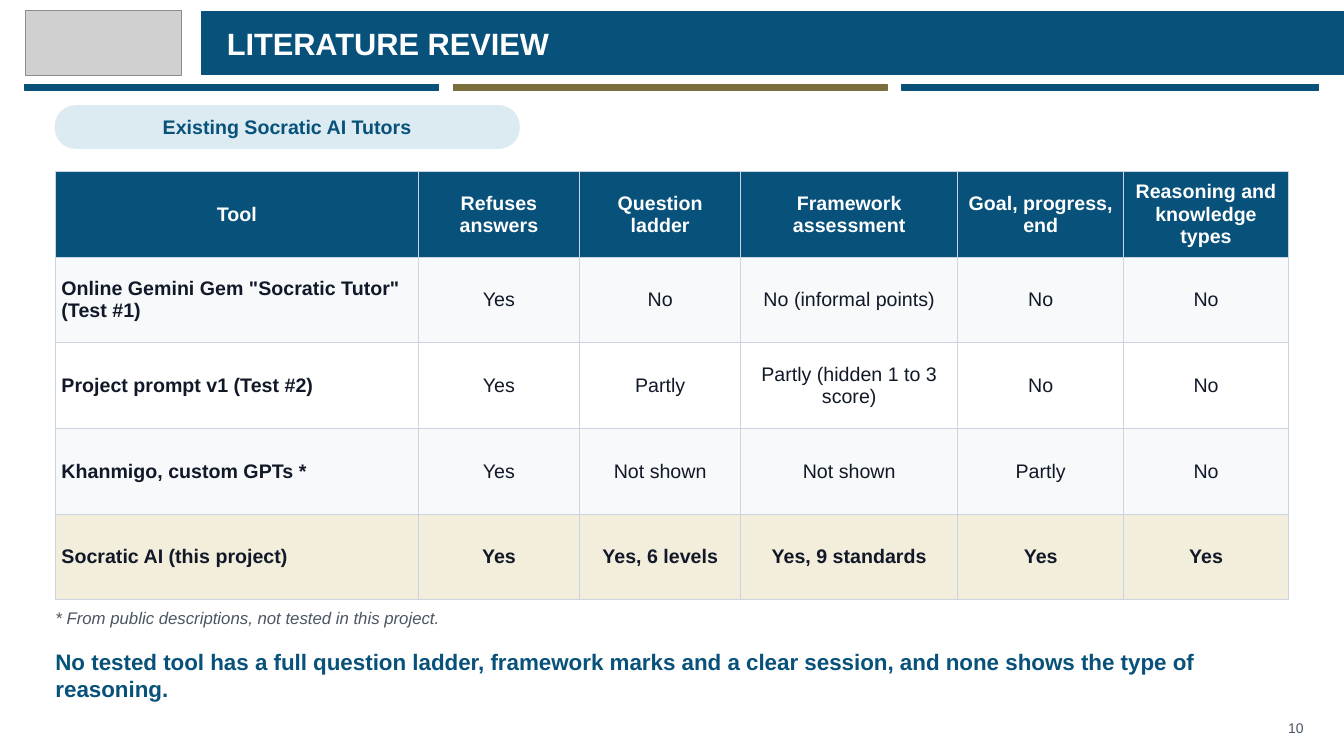
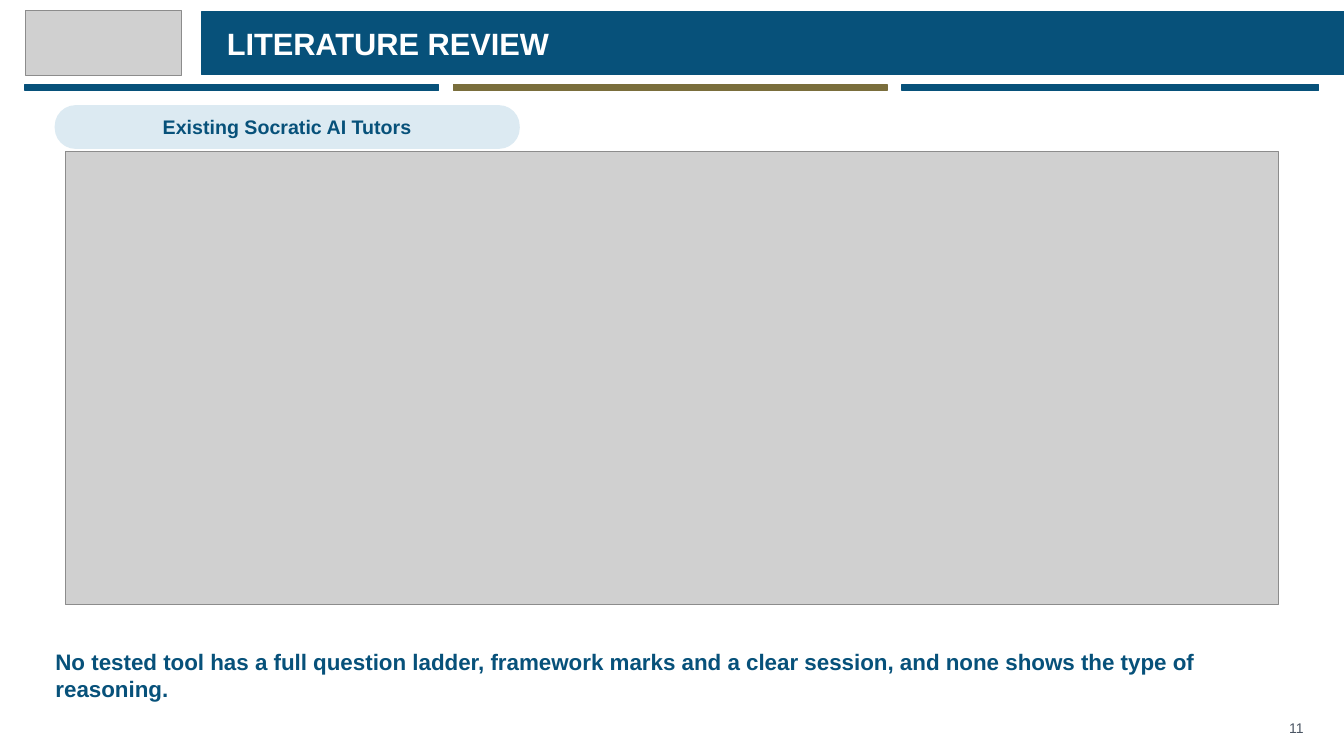
Before and after one commit to eusoffamir/Socratic-AI, a slide deck: slide 11 of docs/defence/Socratic AI Proposal Defence.pptx (slide 10 before the commit). Drawn at 1344x756 pixels with LibreOffice and Linux fonts; fonts in the diff are those of the drawing; grey boxes stand for pictures. Boxes give left, top, right and bottom in pixels: in the first picture for what was removed or moved away, otherwise in the second. Text is boxed around its words. In the diff, an @@ line names an element or a change of style, - is before the commit and + after.

```diff
--- a/docs/defence/Socratic AI Proposal Defence.pptx
+++ b/docs/defence/Socratic AI Proposal Defence.pptx
@@ table removed at <box>55,171,1289,600</box>, 5 rows, 6 columns @@
-Tool | Refuses answers | Question ladder | Framework assessment | Goal, progress, end | Reasoning and knowledge types
-Online Gemini Gem "Socratic Tutor" (Test #1) | Yes | No | No (informal points) | No | No
-Project prompt v1 (Test #2) | Yes | Partly | Partly (hidden 1 to 3 score) | No | No
-Khanmigo, custom GPTs * | Yes | Not shown | Not shown | Partly | No
-Socratic AI (this project) | Yes | Yes, 6 levels | Yes, 9 standards | Yes | Yes
@@ picture added at <box>66,151,1279,605</box> @@
@@ text removed at <box>67,612,439,628</box> @@
-* From public descriptions, not tested in this project.
@@ text at <box>1289,723,1303,733</box>: text changed @@
-10
+11
```
Also in this commit, not shown: 15 other slides changed, 2 slides added, 9 other files.
